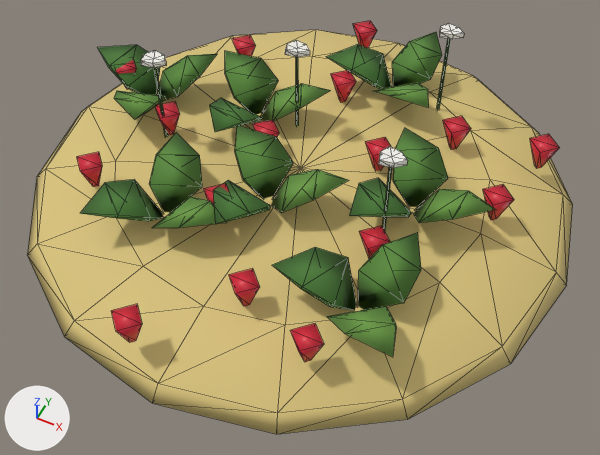
Renders of the glTF model web/public/assets/models/plants/strawberries.far.glb from each side of a commit.
Both versions are drawn from a 50 mm camera at (0.426, -0.855, 0.976) aimed at (0.043, -0.088, 0.017). The axes (+X, +Y, +Z) are drawn at lower left. The lights are the same throughout. The first picture is the older version. Mesh edges are drawn as thin lines. Vertices at exactly the same position are counted once.

The scene before the commit, as lines of its bpy script (objects in view):
```python
me_strawberries = bpy.data.meshes.new('strawberries')
me_strawberries.from_pydata(...)  # 412 vertices, 660 faces; spans x -0.44..0.44, y -0.44..0.44, z 0.0..0.209
# faces by material slot: [96, 84, 84, 84, 192, 24, 96]
me_strawberries.materials.append(mat_bed)  # yellow #d8c27a
me_strawberries.materials.append(mat_leaf)  # dark green #4a7a36
me_strawberries.materials.append(mat_leaf_dark)  # green #5a8a3c
me_strawberries.materials.append(mat_leaf_light)  # green #6a9a44
me_strawberries.materials.append(mat_bloom)  # red #d8263a
me_strawberries.materials.append(mat_stalk)  # dark green #4a7a36
me_strawberries.materials.append(mat_bloom5)  # white #f6f4ee
ob_strawberries = bpy.data.objects.new('strawberries', me_strawberries)
ob_strawberries.location = (0.0, 0.0, 0.0)
```
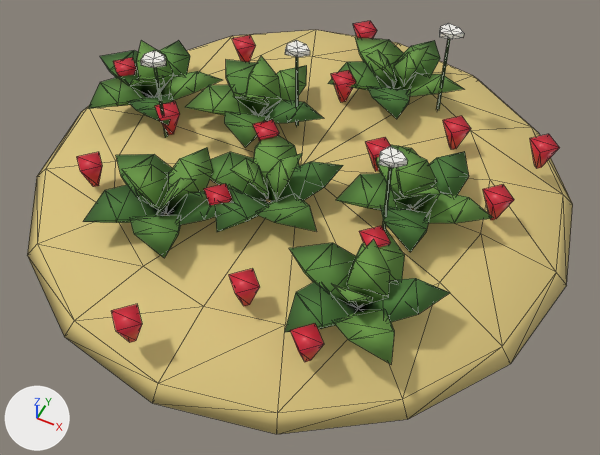
Where the change shows, as pixel boxes (x1, y1, x2, y2) in the pictures (600 x 455 px):
part 1 of me_strawberries, rebuilt (7% wider, 12% taller)
    before: (349, 128, 496, 223)
    after: (336, 145, 493, 252)
part 2 of me_strawberries, rebuilt (12% wider, 13% taller)
    before: (98, 45, 217, 120)
    after: (88, 40, 222, 125)
part 3 of me_strawberries, rebuilt (11% wider, 10% taller)
    before: (272, 233, 421, 357)
    after: (285, 227, 450, 364)
part 4 of me_strawberries, rebuilt (14% taller)
    before: (80, 132, 227, 228)
    after: (83, 148, 233, 258)
part 5 of me_strawberries, rebuilt (18% wider, 9% taller)
    before: (327, 32, 442, 107)
    after: (328, 37, 464, 119)
part 6 of me_strawberries, rebuilt
    before: (213, 125, 349, 224)
    after: (210, 135, 343, 232)
part 7 of me_strawberries, rebuilt (13% wider, 9% taller)
    before: (209, 51, 331, 132)
    after: (185, 59, 323, 147)
part 8 of me_strawberries, added (green)
    after: (230, 153, 303, 201)
part 9 of me_strawberries, added (green)
    after: (233, 56, 281, 115)
part 10 of me_strawberries, added (green)
    after: (394, 146, 440, 208)
part 11 of me_strawberries, added (green)
    after: (122, 165, 196, 215)
part 12 of me_strawberries, added (green)
    after: (367, 46, 429, 88)
part 13 of me_strawberries, added (green)
    after: (331, 239, 390, 306)
part 14 of me_strawberries, added (green)
    after: (129, 40, 174, 97)

What changed in the scene script:
```text
Change me_strawberries:
    used by ob_strawberries; location = (0.0, 0.0, 0.0)
    remove me_strawberries.from_pydata(...)  # 412 vertices, 660 faces; spans x -0.44..0.44, y -0.44..0.44, z 0.0..0.209
    add me_strawberries.from_pydata(...)  # 615 vertices, 996 faces; spans x -0.44..0.44, y -0.44..0.44, z 0.0..0.209
    me_strawberries part 1: the loose piece of 22 vertices spanning x 0.116..0.313, y -0.106..0.105, z 0.04..0.104 is rebuilt with 36 vertices and now spans x 0.093..0.312, y -0.116..0.115, z 0.045..0.093
    me_strawberries part 2: the loose piece of 22 vertices spanning x -0.426..-0.225, y -0.069..0.14, z 0.04..0.104 is rebuilt with 36 vertices and now spans x -0.425..-0.198, y -0.065..0.163, z 0.045..0.093
    me_strawberries part 3: the loose piece of 22 vertices spanning x 0.074..0.275, y -0.298..-0.092, z 0.04..0.104 is rebuilt with 36 vertices and now spans x 0.074..0.303, y -0.314..-0.088, z 0.045..0.093
    me_strawberries part 4: the loose piece of 22 vertices spanning x -0.22..-0.019, y -0.274..-0.064, z 0.04..0.104 is rebuilt with 36 vertices and now spans x -0.254..-0.023, y -0.279..-0.057, z 0.045..0.093
    me_strawberries part 5: the loose piece of 22 vertices spanning x -0.059..0.147, y 0.167..0.369, z 0.04..0.104 is rebuilt with 36 vertices and now spans x -0.047..0.178, y 0.139..0.368, z 0.045..0.093
    me_strawberries part 6: the loose piece of 22 vertices spanning x -0.108..0.101, y -0.205..-0.004, z 0.04..0.104 is rebuilt with 36 vertices and now spans x -0.133..0.095, y -0.204..0.023, z 0.045..0.093
    me_strawberries part 7: the loose piece of 22 vertices spanning x -0.223..-0.012, y -0.038..0.162, z 0.04..0.104 is rebuilt with 36 vertices and now spans x -0.222..-0.001, y -0.031..0.2, z 0.045..0.093
    me_strawberries part 8: a new loose piece of 15 vertices spanning x -0.053..0.027, y -0.124..-0.045, z 0.05..0.132, in mat_leaf_light (green #6a9a44)
    me_strawberries part 9: a new loose piece of 15 vertices spanning x -0.159..-0.085, y 0.031..0.136, z 0.05..0.132, in mat_leaf_light (green #6a9a44)
    me_strawberries part 10: a new loose piece of 15 vertices spanning x 0.146..0.236, y -0.041..0.04, z 0.05..0.132, in mat_leaf_light (green #6a9a44)
    me_strawberries part 11: a new loose piece of 15 vertices spanning x -0.194..-0.086, y -0.216..-0.14, z 0.05..0.132, in mat_leaf_light (green #6a9a44)
    me_strawberries part 12: a new loose piece of 15 vertices spanning x 0.015..0.1, y 0.213..0.287, z 0.05..0.132, in mat_leaf_light (green #6a9a44)
    me_strawberries part 13: a new loose piece of 15 vertices spanning x 0.153..0.232, y -0.264..-0.153, z 0.05..0.132, in mat_leaf_light (green #6a9a44)
    me_strawberries part 14: a new loose piece of 15 vertices spanning x -0.345..-0.265, y 0.004..0.084, z 0.05..0.132, in mat_leaf_light (green #6a9a44)
```
